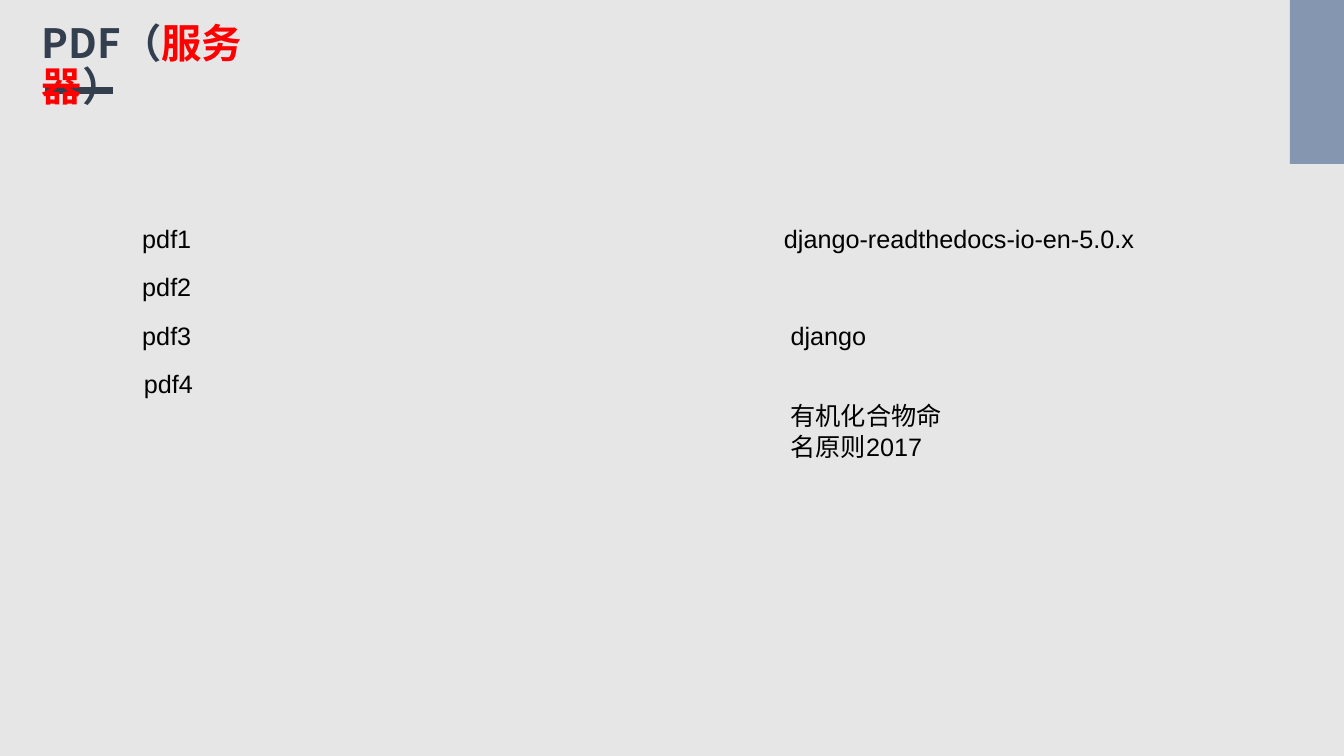
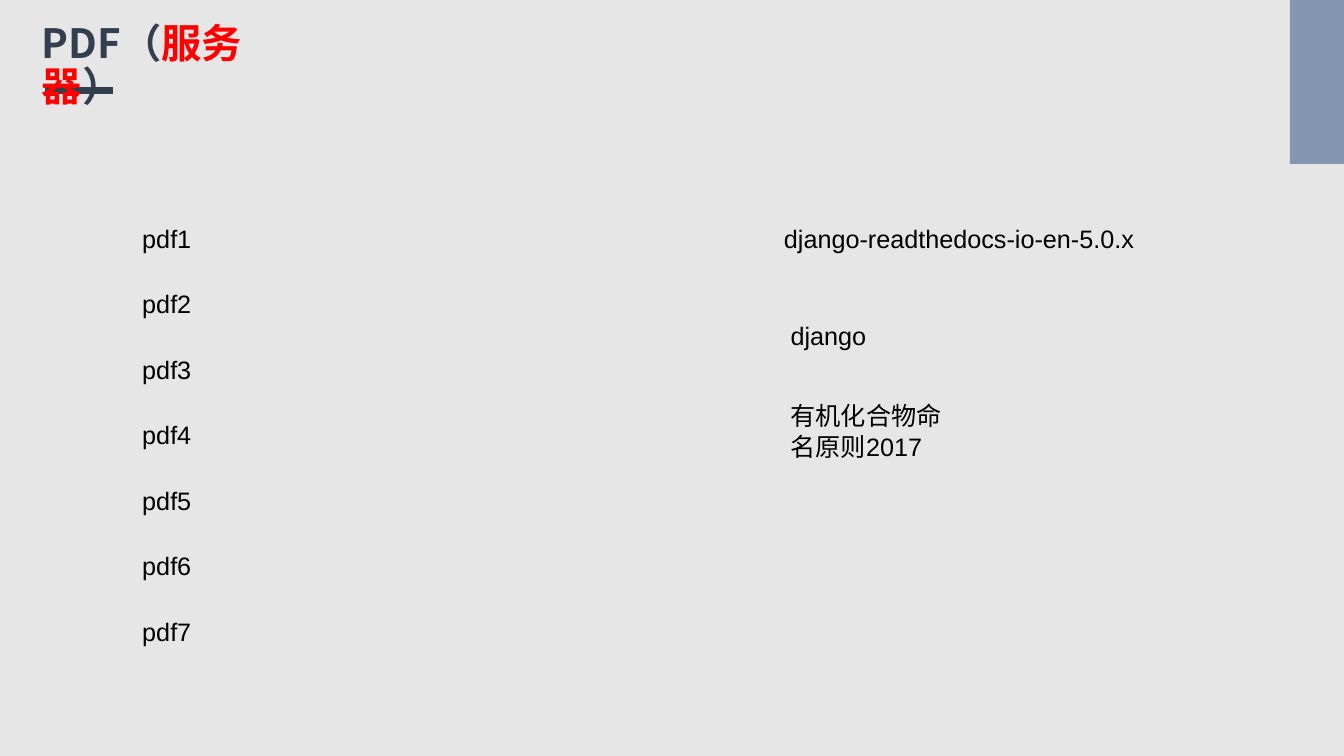
Before and after one commit to Bukehi/BukehiWeb, a slide deck: slide 6 of livefile/livepowerpoint.pptx. Drawn at 1344x756 pixels with LibreOffice and Linux fonts; fonts in the diff are those of the drawing. Boxes give left, top, right and bottom in pixels: in the first picture for what was removed or moved away, otherwise in the second. Text is boxed around its words. In the diff, an @@ line names an element or a change of style, - is before the commit and + after.

```diff
--- a/livefile/livepowerpoint.pptx
+++ b/livefile/livepowerpoint.pptx
@@ text "pdf2": place and size @@
-text "pdf2" at [142,277,191,302]
+text "pdf2" at [142,294,191,319]
@@ text "pdf3": place and size @@
-text "pdf3" at [142,326,191,350]
+text "pdf3" at [142,360,191,385]
@@ text "pdf4": place and size @@
-text "pdf4" at [144,374,193,398]
+text "pdf4" at [142,425,191,450]
@@ text added at [142,491,191,515], 18 pt, text #000000 @@
+pdf5
@@ text added at [142,556,191,581], 18 pt, text #000000 @@
+pdf6
@@ text added at [142,622,191,646], 18 pt, text #000000 @@
+pdf7
```
Also in this commit, not shown: 2 other slides changed, 1 other file.
